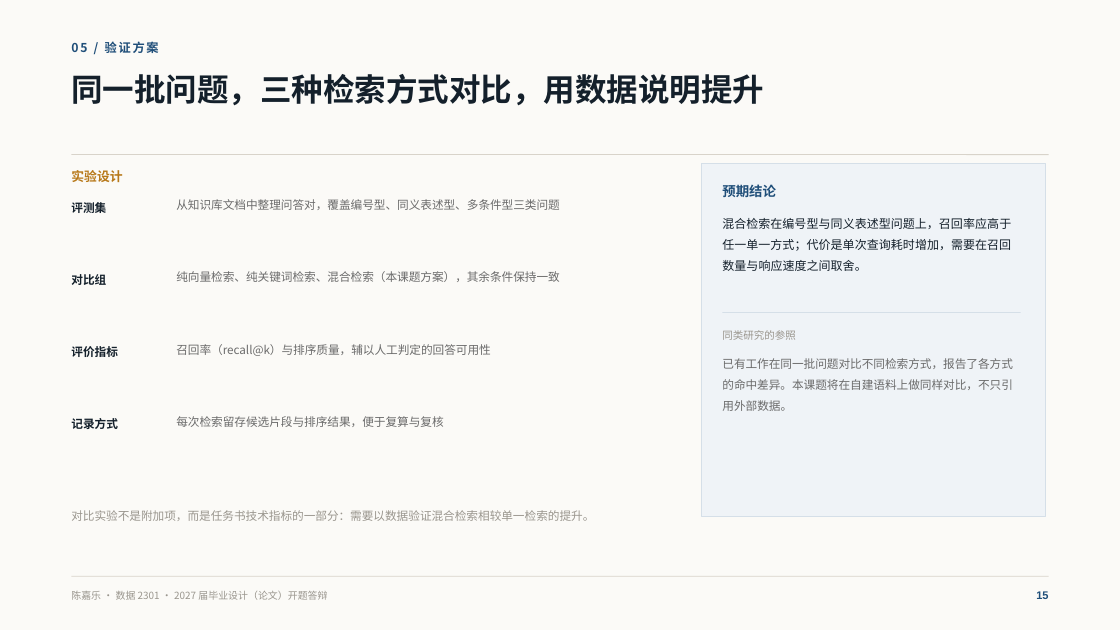
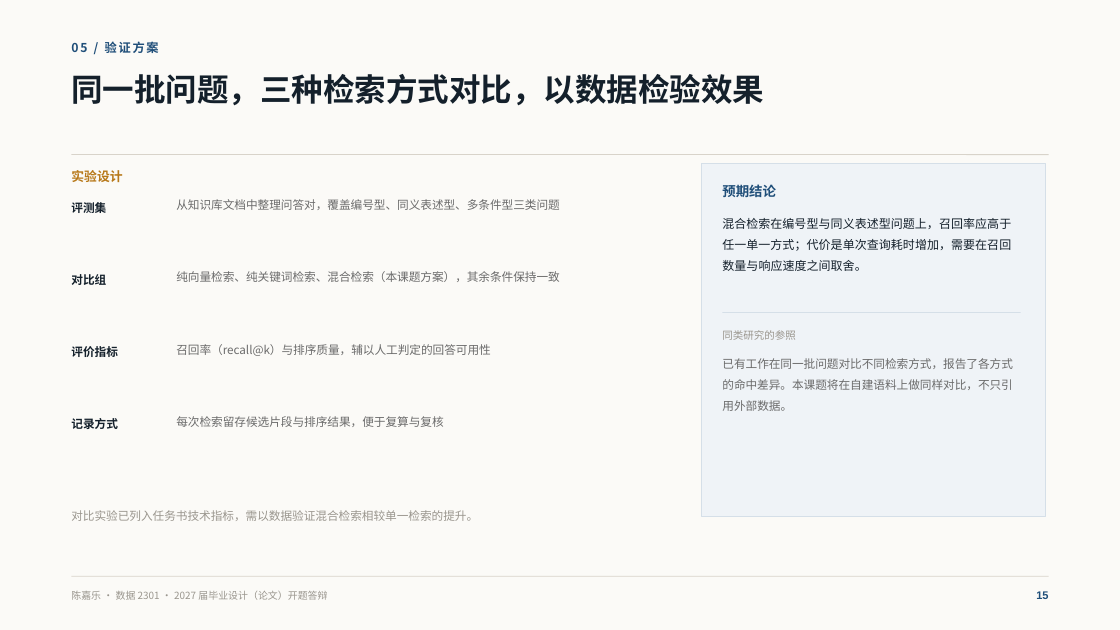
Before and after one commit to CJLOdyssey/ragbase, a slide deck: slide 15 of 开题答辩PPT_陈嘉乐.pptx. Drawn at 1120x630 pixels with LibreOffice and Linux fonts; fonts in the diff are those of the drawing. Boxes give left, top, right and bottom in pixels: in the first picture for what was removed or moved away, otherwise in the second. Text is boxed around its words. In the diff, an @@ line names an element or a change of style, - is before the commit and + after.

```diff
--- a/开题答辩PPT_陈嘉乐.pptx
+++ b/开题答辩PPT_陈嘉乐.pptx
@@ text at bbox=[71, 74, 764, 105]: text changed @@
-同一批问题，三种检索方式对比，用数据说明提升
+同一批问题，三种检索方式对比，以数据检验效果
@@ text at bbox=[71, 510, 478, 521]: text changed @@
-对比实验不是附加项，而是任务书技术指标的一部分：需要以数据验证混合检索相较单一检索的提升。
+对比实验已列入任务书技术指标，需以数据验证混合检索相较单一检索的提升。
```
Also in this commit, not shown: 8 other slides changed.
